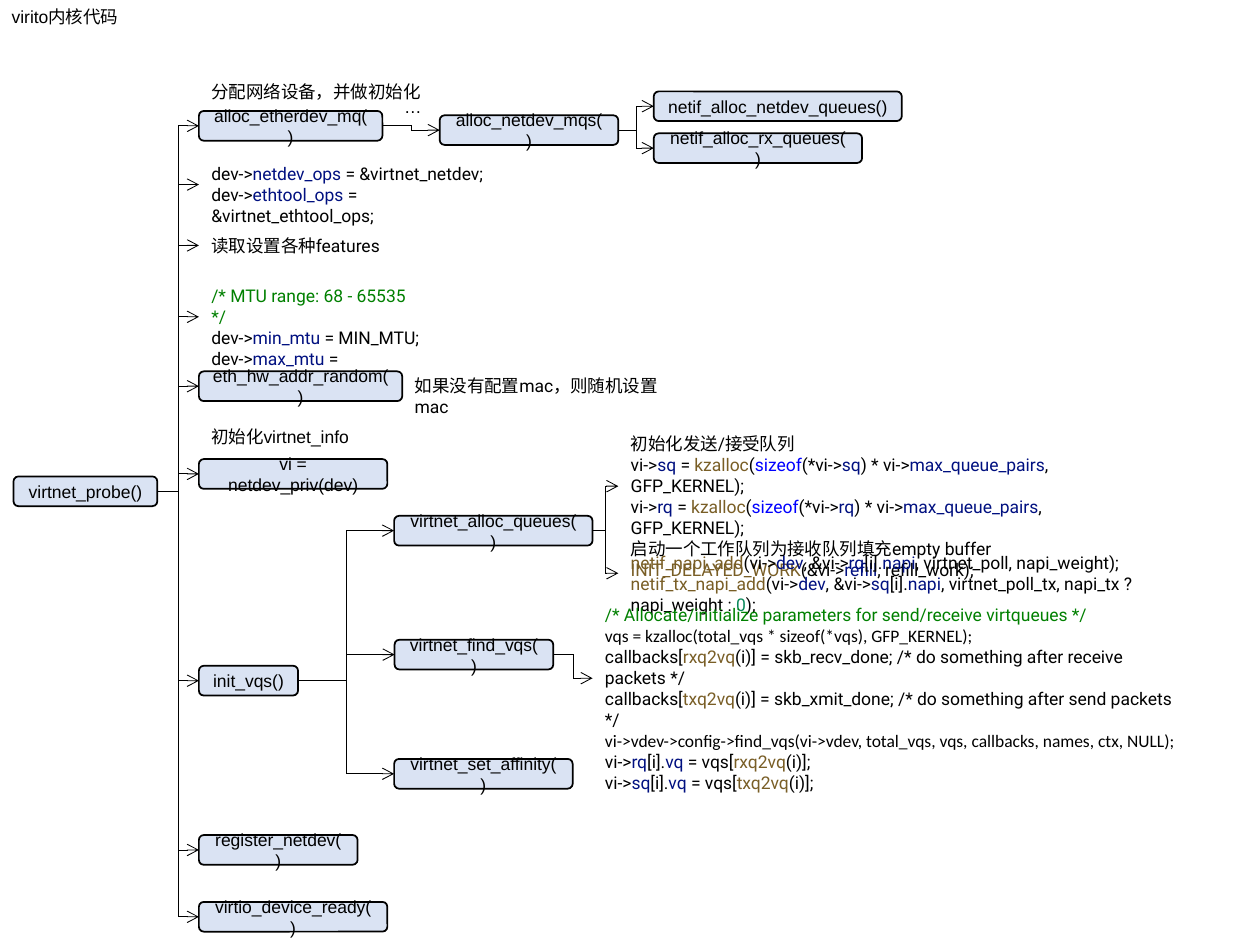
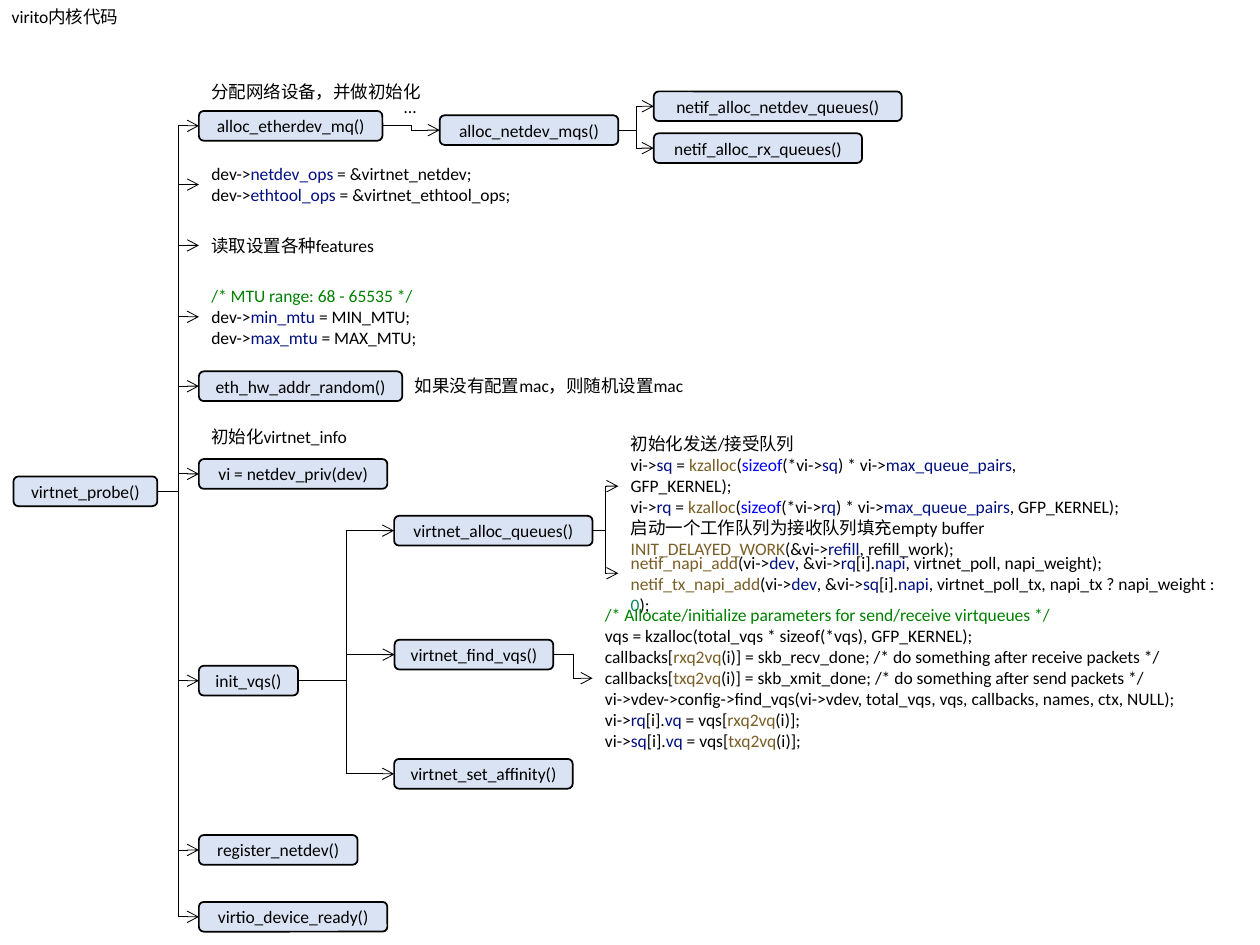
Before and after one commit to movetobe/xxx, a slide deck: slide 10 of xxx.pptx (slide 26 before the commit). Drawn at 1260x945 pixels with LibreOffice and Linux fonts; fonts in the diff are those of the drawing. Boxes give left, top, right and bottom in pixels: in the first picture for what was removed or moved away, otherwise in the second. Text is boxed around its words. In the diff, an @@ line names an element or a change of style, - is before the commit and + after.

```diff
--- a/xxx.pptx
+++ b/xxx.pptx
@@ font Arial to Calibri in 16 elements at (x1=12, y1=9, x2=119, y2=25), (x1=14, y1=476, x2=158, y2=507), (x1=199, y1=111, x2=383, y2=141), (x1=199, y1=372, x2=402, y2=402), (x1=211, y1=428, x2=347, y2=446), (x1=199, y1=459, x2=388, y2=489), (x1=199, y1=665, x2=299, y2=696), (x1=199, y1=835, x2=358, y2=866), (x1=199, y1=902, x2=388, y2=932), (x1=440, y1=116, x2=619, y2=145), (x1=654, y1=92, x2=902, y2=121), (x1=654, y1=134, x2=862, y2=163), (x1=394, y1=515, x2=592, y2=546), (x1=394, y1=640, x2=553, y2=670), (x1=394, y1=759, x2=573, y2=789), (x1=392, y1=89, x2=440, y2=123) @@
@@ font Roboto to Calibri in 6 elements at (x1=211, y1=168, x2=510, y2=204), (x1=211, y1=290, x2=416, y2=347), (x1=211, y1=237, x2=374, y2=254), (x1=415, y1=377, x2=683, y2=394), (x1=631, y1=435, x2=1119, y2=560), (x1=631, y1=555, x2=1205, y2=616) @@
@@ text at (x1=605, y1=607, x2=1141, y2=750): font Roboto to Calibri in "/* Allocate/initialize parameters for send/receive virtqueue ...", "callbacks[rxq2vq(i)] = skb_recv_done; /* do something after ...", "callbacks[txq2vq(i)] = skb_xmit_done; /* do something after ...", "vi->rq[i].vq = vqs[rxq2vq(i)];" and 1 more places @@
```
Also in this commit, not shown: 5 other slides changed, 11 slides added, 3 slides removed, 19 other files.
